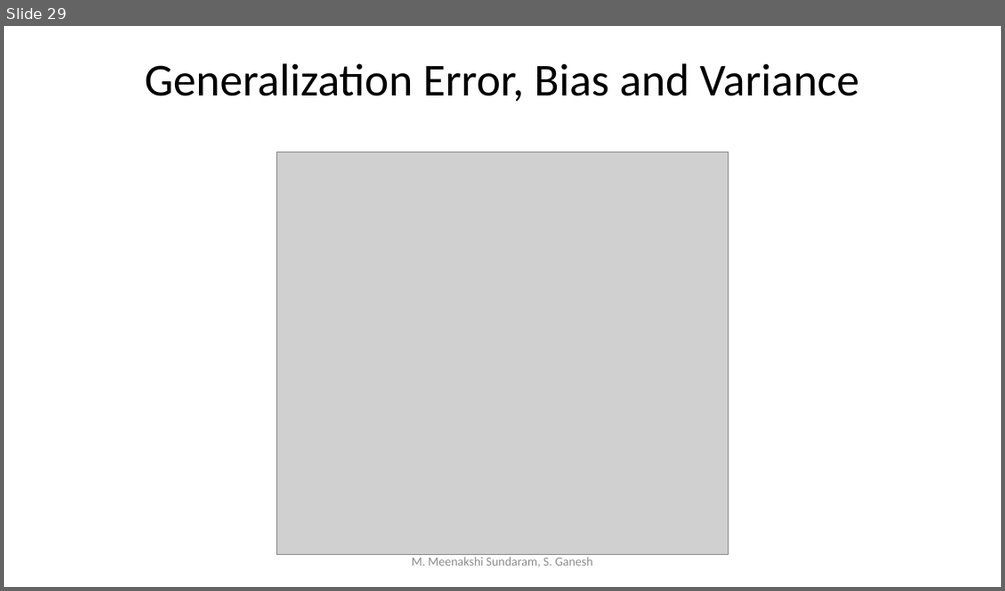
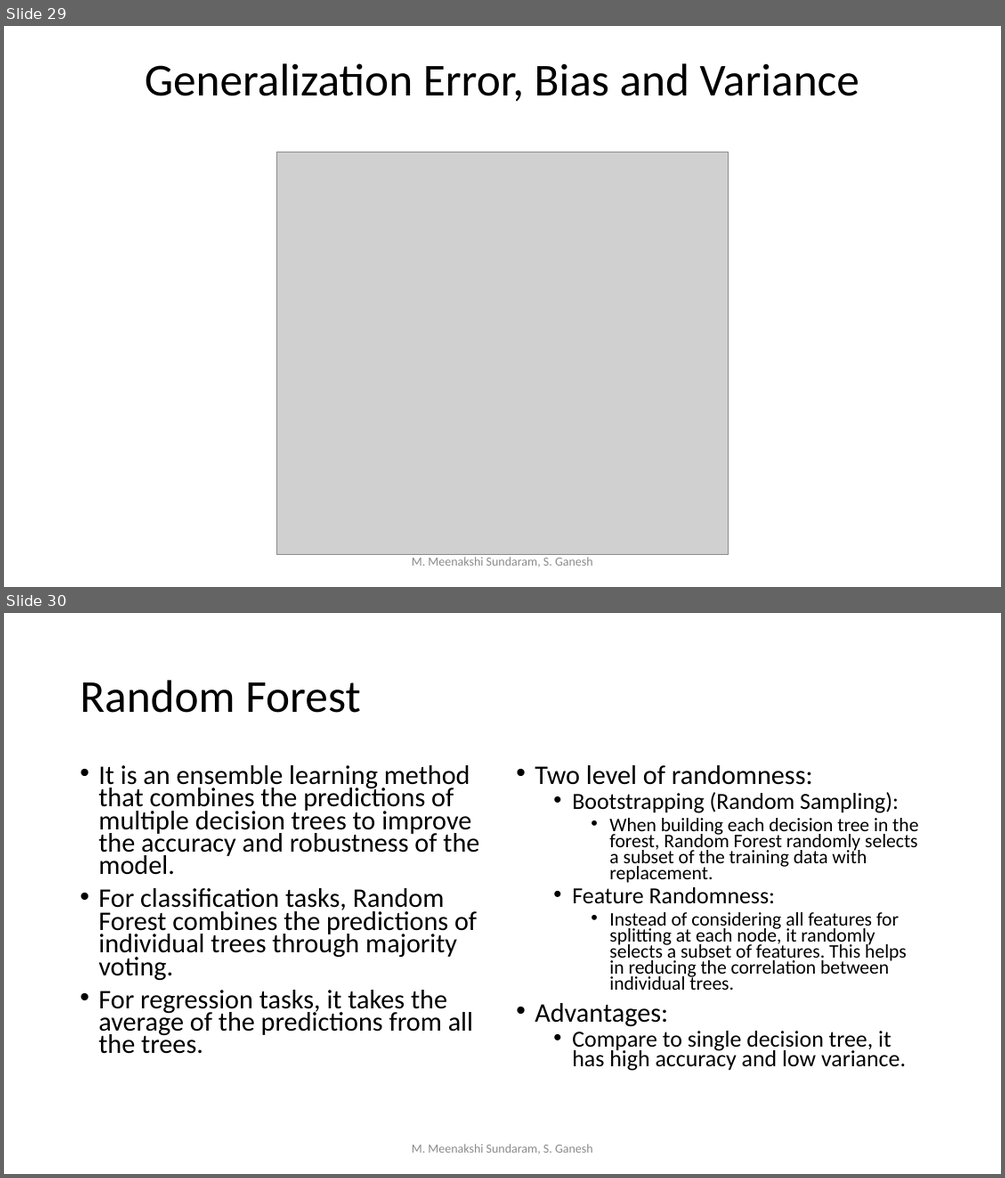
Before and after one commit to meenakshsundaram/AIML, a slide deck: Notes/Decision_Trees.pptx. Shown one above the other, each under a label of ours: slide 29 before the commit, slides 29 and 30 after it. The pictures are 1005x591 and 1005x1178 pixels, drawn with LibreOffice and Linux fonts; fonts in the diff are those of the drawing; grey boxes stand for pictures. Boxes give left, top, right and bottom in pixels: in the first picture for what was removed or moved away, otherwise in the second. Text is boxed around its words. In the diff, an @@ line names an element or a change of style, - is before the commit and + after.

Commit message:
Add random forest basic silde

```diff
--- a/Notes/Decision_Trees.pptx
+++ b/Notes/Decision_Trees.pptx
@@ slide 30 added at box(4, 613, 1001, 1174), background #FFFFFF @@
@@ title added at box(80, 680, 360, 713), 44 pt, text #000000 @@
+Random Forest
@@ text added at box(98, 765, 479, 1054), 25.9 pt, text #000000 @@
+• It is an ensemble learning method that combines the predictions of multiple decision trees to improve the accuracy and robustness of the model.
+• For classification tasks, Random Forest combines the predictions of individual trees through majority voting.
+• For regression tasks, it takes the average of the predictions from all the trees.
@@ text added at box(534, 765, 918, 1070), 18.5 pt, text #000000 @@
+• Two level of randomness:
+  • Bootstrapping (Random Sampling):
+    • When building each decision tree in the forest, Random Forest randomly selects a subset of the training data with replacement.
+  • Feature Randomness:
+    • Instead of considering all features for splitting at each node, it randomly selects a subset of features. This helps in reducing the correlation between individual trees.
+• Advantages:
+  • Compare to single decision tree, it has high accuracy and low variance.
@@ text added at box(412, 1143, 593, 1154), 12 pt, text #8C8C8C @@
+M. Meenakshi Sundaram, S. Ganesh
```
Also in this commit, not shown: 1 other slide added, 2 other files.
